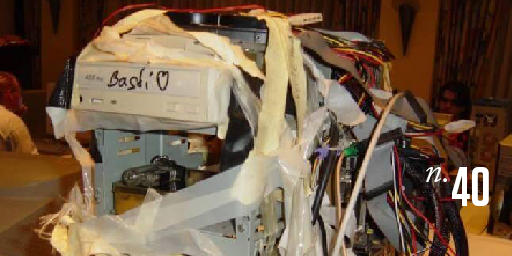
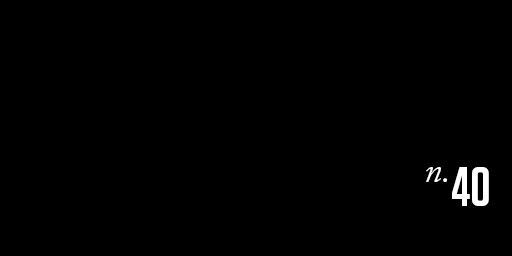
Layer changes from the first w=512, h=256 image to the second:
removed layer "Layer 2" over [0, 0, 512, 256]
